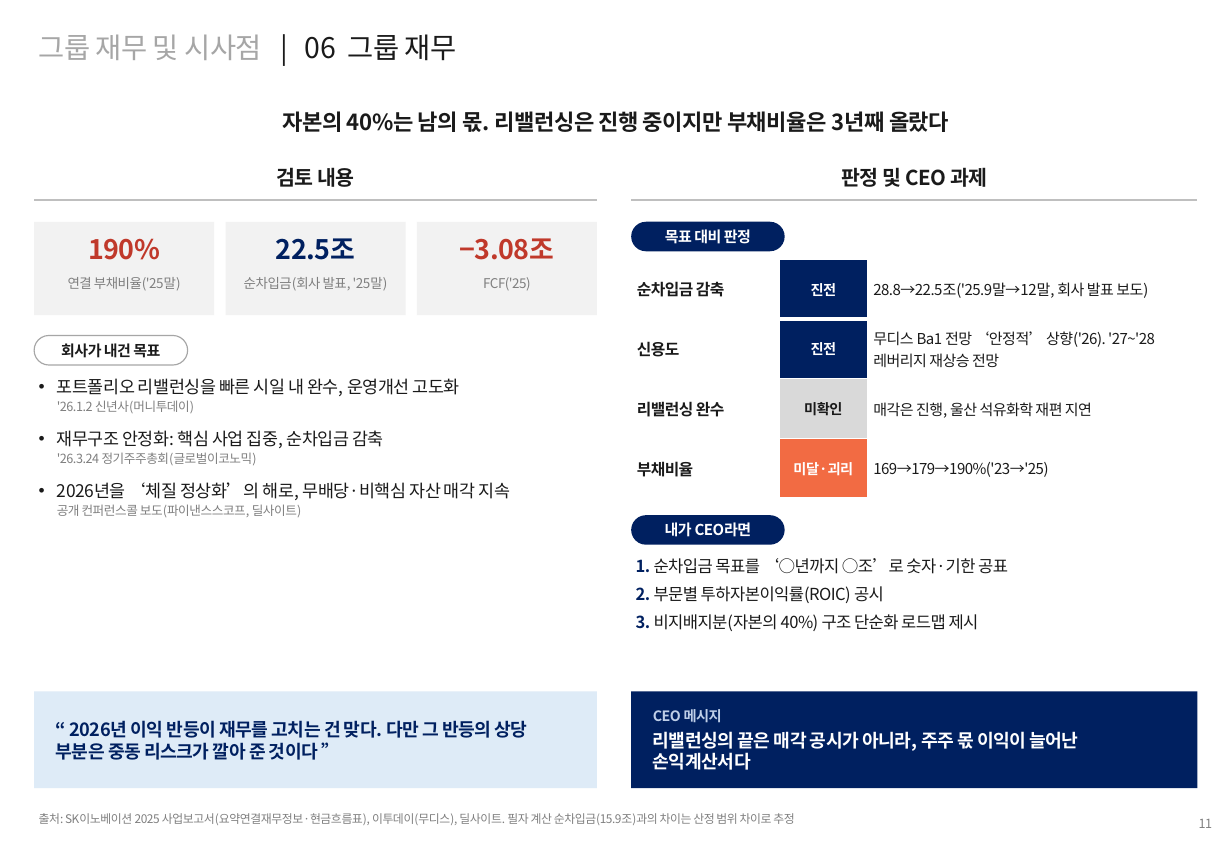
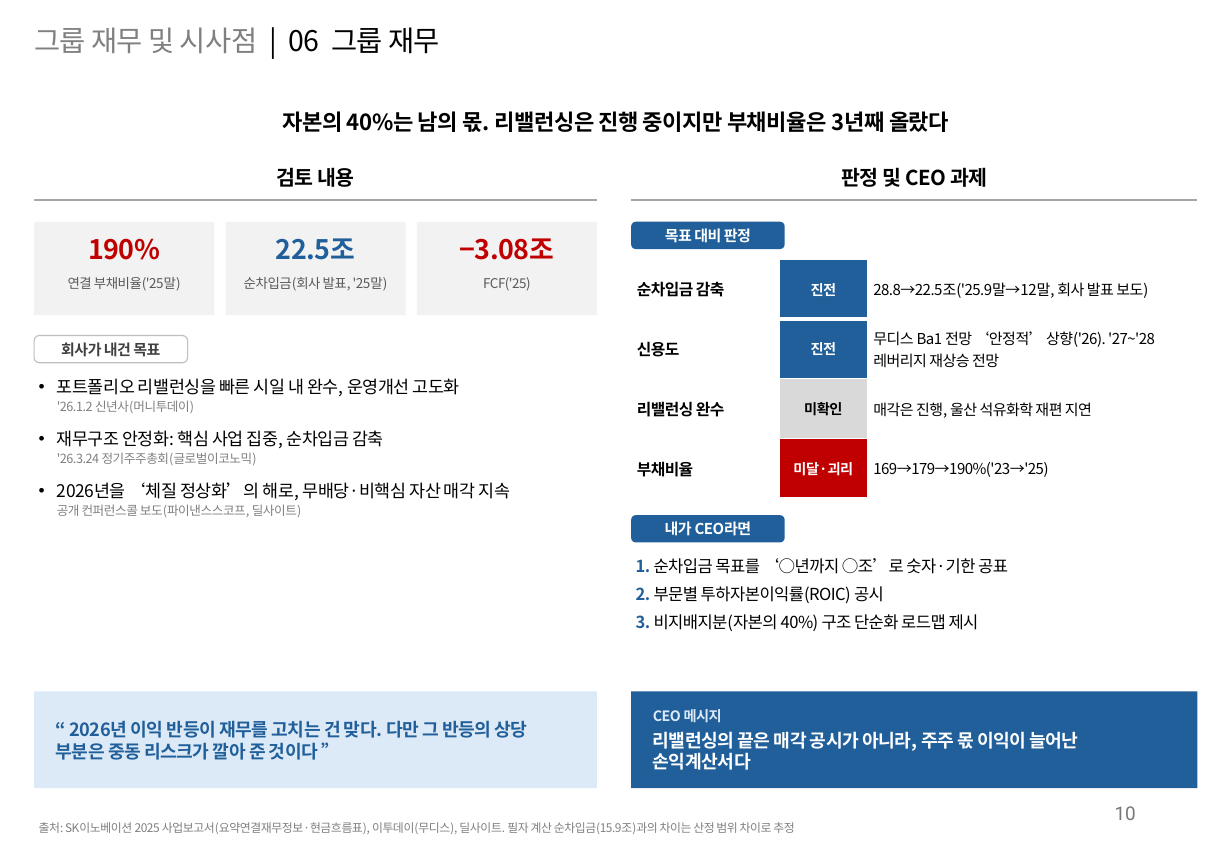
Before and after one commit to seokwon89/SKMS-TF, a slide deck: slide 11 of research/headcount/ppt/SKI계열_Cold_Eye_Review.pptx. Drawn at 1232x853 pixels with LibreOffice and Linux fonts; fonts in the diff are those of the drawing. Boxes give left, top, right and bottom in pixels: in the first picture for what was removed or moved away, otherwise in the second. Text is boxed around its words. In the diff, an @@ line names an element or a change of style, - is before the commit and + after.

```diff
--- a/research/headcount/ppt/SKI계열_Cold_Eye_Review.pptx
+++ b/research/headcount/ppt/SKI계열_Cold_Eye_Review.pptx
@@ text "그룹 재무 및 시사점 | ..." at box(34, 27, 440, 54): text colour #A6A6A6 to #808080 in "그룹 재무 및 시사점"; text colour #1A1A1A to #000000 in "| 06 그룹 재무" @@
@@ text colour #1A1A1A to #000000 in 3 elements at box(282, 111, 949, 132), box(277, 167, 354, 187), box(841, 167, 987, 187) @@
@@ line (34, 200) - (597, 200): stroke #BFBFBF 1 pt to #A6A6A6 1 pt @@
@@ line (631, 200) - (1198, 200): stroke #BFBFBF 1 pt to #A6A6A6 1 pt @@
@@ text "190%" at box(88, 238, 160, 260): text colour #C0392B to #C00000 @@
@@ text "22.5조" at box(276, 238, 356, 260): text colour #002060 to #215F9A @@
@@ text "−3.08조" at box(459, 238, 554, 260): text colour #C0392B to #C00000 @@
@@ rounded rectangle at box(631, 222, 785, 249): fill #002060 to #215F9A; proportions changed @@
@@ table at box(631, 259, 1198, 498) @@
@@ fill #002060 to #215F9A in 2 cells @@
@@ fill #F26B43 to #C00000 in row 4, column 2 @@
@@ text colour #1A1A1A to #000000 @@
@@ text colour #7F7F7F to #595959 in 3 elements at box(68, 277, 181, 291), box(244, 277, 388, 291), box(483, 277, 531, 291) @@
@@ text "회사가 내건 목표" at box(61, 342, 160, 357): text colour #1A1A1A to #404040 @@
@@ rounded rectangle at box(34, 336, 188, 363): outline #A6A6A6 0.75 pt to #BFBFBF 0.75 pt; proportions changed @@
@@ text "포트폴리오 리밸런싱을 빠른 시일 내 ..." at box(57, 378, 510, 517): text colour #1A1A1A to #000000 in "포트폴리오 리밸런싱을 빠른 시일 내 완수, 운영개선 ...", "재무구조 안정화: 핵심 사업 집중, 순차입금 감축", "2026년을 ‘체질 정상화’의 해로, 무배당·비핵심 자산 매각 ..."; text colour #7F7F7F to #808080 in "'26.1.2 신년사(머니투데이)", "'26.3.24 정기주주총회(글로벌이코노믹)", "공개 컨퍼런스콜 보도(파이낸스스코프, 딜사이트)" @@
@@ rounded rectangle at box(631, 515, 785, 543): fill #002060 to #215F9A; proportions changed @@
@@ text "1. 순차입금 목표를 ‘○년까지 ○조’로 ..." at box(636, 558, 1008, 631): text colour #002060 to #215F9A in "1.", "2.", "3."; text colour #1A1A1A to #000000 @@
@@ rectangle at box(34, 692, 597, 788): fill #DEEBF7 to #DCEAF7 @@
@@ text "“ 2026년 이익 반등이 재무를 ..." at box(56, 720, 528, 760): text colour #002060 to #215F9A @@
@@ rectangle at box(631, 692, 1198, 788): fill #002060 to #215F9A @@
@@ text at box(653, 709, 722, 723): text colour #BFCFE8 to #DCEAF7 in "CEO 메시지" @@
@@ text "출처: SK이노베이션 2025 사업보고서(요약연결재무정보·현금흐름표), 이투데이(무디스), ...": place and size @@
-text "출처: SK이노베이션 2025 사업보고서(요약연결재무정보·현금흐름표), 이투데이(무디스), ..." at box(39, 813, 794, 825)
+text "출처: SK이노베이션 2025 사업보고서(요약연결재무정보·현금흐름표), 이투데이(무디스), ..." at box(39, 822, 794, 834)
@@ text "출처: SK이노베이션 2025 사업보고서(요약연결재무정보·현금흐름표), 이투데이(무디스), ..." at box(39, 822, 794, 834): text colour #7F7F7F to #808080; vertical alignment top to bottom @@
@@ page number added at box(1115, 806, 1136, 820), 12 pt, text #797979 @@
+10
@@ text removed at box(1199, 819, 1213, 828) @@
-11
```
Also in this commit, not shown: 12 other slides changed, 2 other files.
